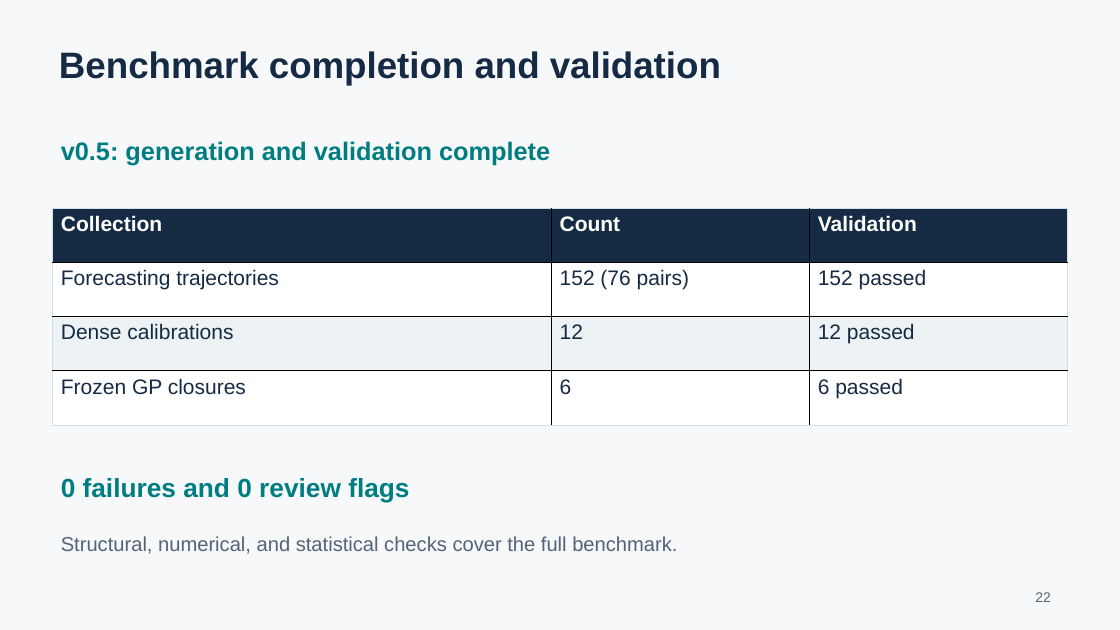
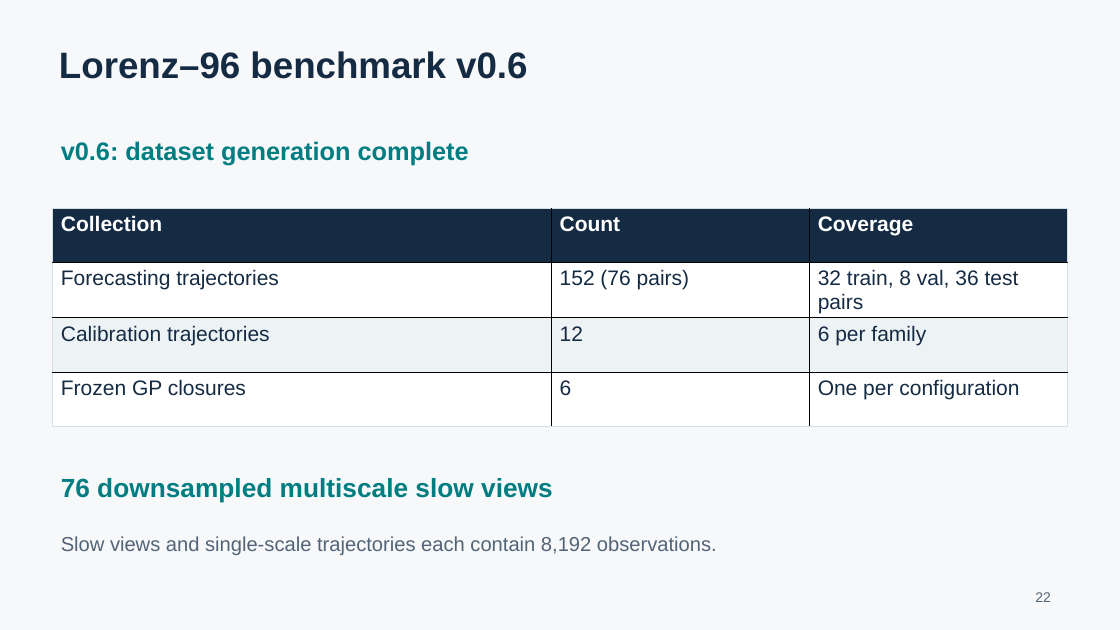
Before and after one commit to yzheng-ee/MultiscaleDynamicsAI, a slide deck: slide 25 of presentation.pptx. Drawn at 1120x630 pixels with LibreOffice and Linux fonts; fonts in the diff are those of the drawing. Boxes give left, top, right and bottom in pixels: in the first picture for what was removed or moved away, otherwise in the second. Text is boxed around its words. In the diff, an @@ line names an element or a change of style, - is before the commit and + after.

Commit message:
Refined Lorenz96-benchmark construction pipeline

```diff
--- a/presentation.pptx
+++ b/presentation.pptx
@@ text at (59,51,527,79): text changed @@
-Benchmark completion and validation
+Lorenz–96 benchmark v0.6
@@ text at (61,141,469,166): text changed @@
-v0.5: generation and validation complete
+v0.6: dataset generation complete
@@ table at (52,208,1067,425) @@
-row 1, column 3: Validation
+row 1, column 3: Coverage
-row 2, column 3: 152 passed
+row 2, column 3: 32 train, 8 val, 36 test pairs
-row 3, column 1: Dense calibrations
+row 3, column 1: Calibration trajectories
-row 3, column 3: 12 passed
+row 3, column 3: 6 per family
-row 4, column 3: 6 passed
+row 4, column 3: One per configuration
@@ text at (61,478,553,503): text changed @@
-0 failures and 0 review flags
+76 downsampled multiscale slow views
@@ text at (61,536,717,555): text changed @@
-Structural, numerical, and statistical checks cover the full benchmark.
+Slow views and single-scale trajectories each contain 8,192 observations.
```
Also in this commit, not shown: 19 other slides changed, 52 other files.
